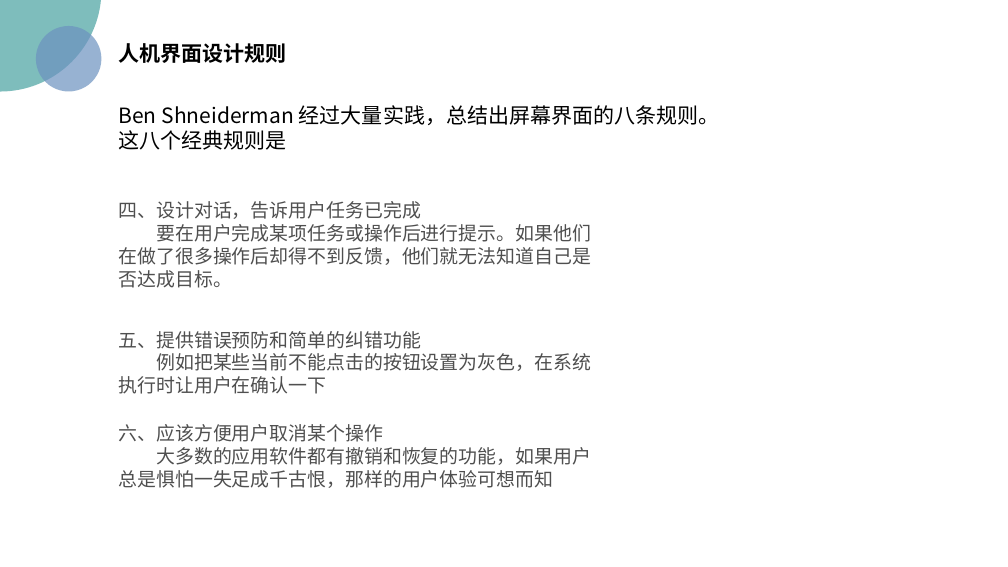
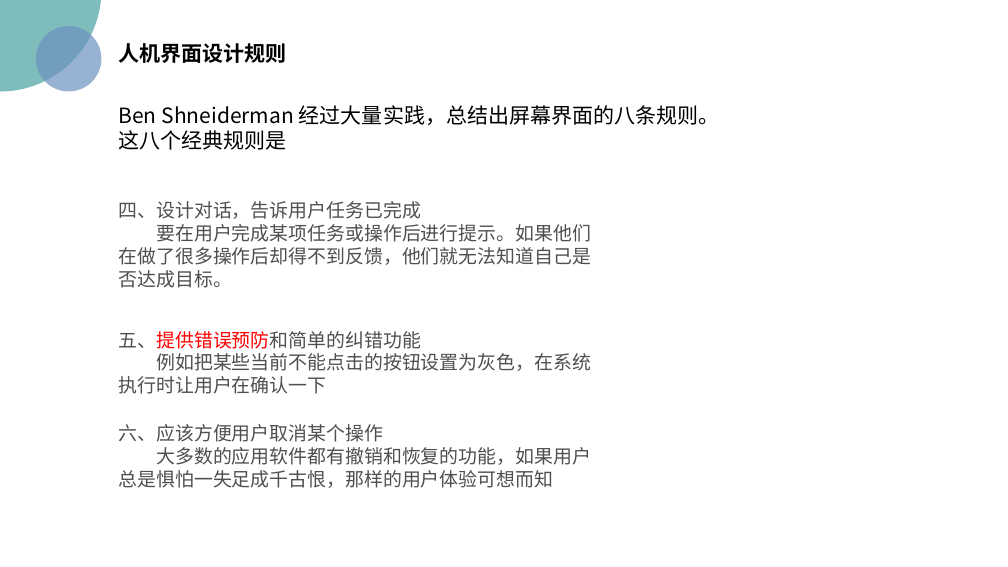
Before and after one commit to PRD2018/PRD2018-G15, a slide deck: slide 38 of 受控文档/02-其他任务/[PRD-15]UML基础二.pptx. Drawn at 1008x567 pixels with LibreOffice and Linux fonts; fonts in the diff are those of the drawing; background and template pictures are left out. Boxes give left, top, right and bottom in pixels: in the first picture for what was removed or moved away, otherwise in the second. Text is boxed around its words. In the diff, an @@ line names an element or a change of style, - is before the commit and + after.

```diff
--- a/受控文档/02-其他任务/[PRD-15]UML基础二.pptx
+++ b/受控文档/02-其他任务/[PRD-15]UML基础二.pptx
@@ text "五、提供错误预防和简单的纠错功能 例如把某些当前不能点击的按钮设置为灰色，在系统执行时让用户在确认一下" at box(119, 331, 591, 394): text colour #4F4F4F to #FF0000 in "五、提供错误预防和简单的纠错功能" @@
```
Also in this commit, not shown: 17 other slides changed, 3 other files.
